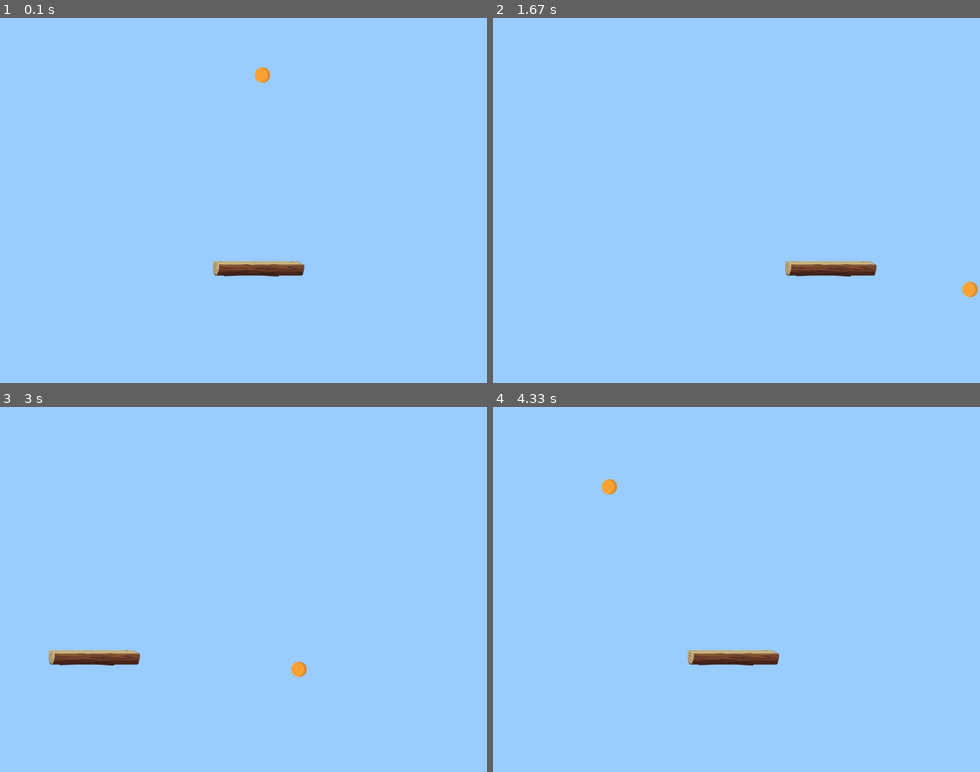
Above: before the commit, frames 1-4 (two rows, left to right).
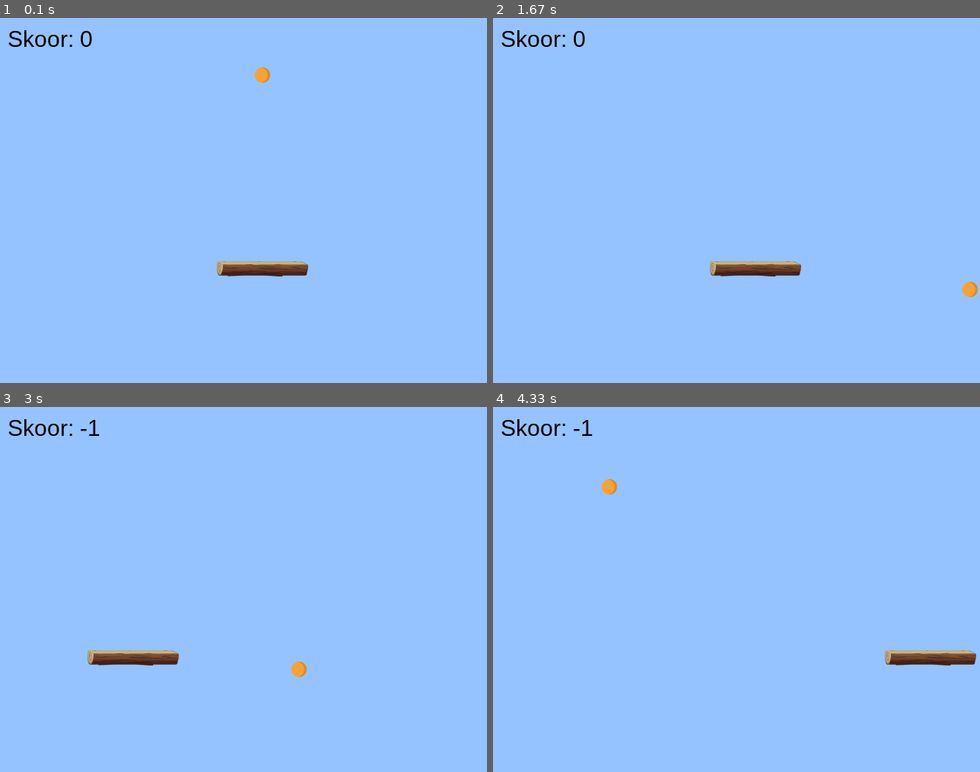
Above: after the commit, the same moments.

Repository: taivotobreluts/pygame-projektid
Game: pygame game, started from Ülesanne-5 Ping-pong/5.py
Same seed, same stepped clock (60 frames per second), same inputs: the game is played once before the commit and once after it.
Inputs:
- Up to frame 1 (0.1 s): no input
- Up to frame 2 (1.67 s): no input
- Up to frame 3 (3 s): no input
- Up to frame 4 (4.33 s): no input

The runs differ from the first frame. In frame 1, 0.4% of the frame differs, in the area x 1-64%, y 3-71%; in frame 2, 1.6%; in frame 3, 1.0%; in frame 4, 1.8%, in the area x 1-100%, y 3-71%.

Commit message:
ülesanne 5 dokumentatsioon ja boonus.

Diff:
--- a/Ülesanne-5 Ping-pong/5.py
+++ b/Ülesanne-5 Ping-pong/5.py
@@ -8,11 +8,11 @@
 ekraani_laius = 640
 ekraani_korgus = 480
 ekraan = pygame.display.set_mode([ekraani_laius, ekraani_korgus])
-pygame.display.set_caption("PingPong")
+pygame.display.set_caption("PingPong - Taivo Tobreluts")
 kell = pygame.time.Clock()
 
-# Värvid (RGB)
-hele_sinine = [153, 204, 255]
+# Taustavärv (helesinine)
+taust_varv = [149, 195, 255]
 
 # Palli seaded
 palli_pilt = pygame.image.load("ball-1.png")
@@ -22,6 +22,11 @@
 palli_kiirus_x = 3
 palli_kiirus_y = 3
 
+# Skoori seaded
+skoor = 0
+fondi_varv = [0, 0, 0]
+font = pygame.font.SysFont("Arial", 30)
+
 # Aluse seaded
 aluse_pilt = pygame.image.load("pad.png")
 aluse_laius = 120
@@ -29,7 +34,7 @@
 aluse_pilt = pygame.transform.smoothscale(aluse_pilt, [aluse_laius, aluse_korgus])
 aluse_x = ekraani_laius // 2 - aluse_laius // 2
 aluse_y = int(ekraani_korgus / 1.5)
-aluse_kiirus = 4
+aluse_kiirus = 5
 
 # Põhisilmus
 gameover = False
@@ -38,7 +43,7 @@
     kell.tick(60)
 
     # Taust
-    ekraan.fill(hele_sinine)
+    ekraan.fill(taust_varv)
 
     # Liiguta palli
     palli_x += palli_kiirus_x
@@ -48,8 +53,13 @@
     if palli_x <= 0 or palli_x >= ekraani_laius - palli_suurus:
         palli_kiirus_x = -palli_kiirus_x
 
-    if palli_y <= 0 or palli_y >= ekraani_korgus - palli_suurus:
+    if palli_y <= 0:
         palli_kiirus_y = -palli_kiirus_y
+
+    # Pall puutub alumist äärt - negatiivne punkt
+    if palli_y >= ekraani_korgus - palli_suurus:
+        palli_kiirus_y = -palli_kiirus_y
+        skoor -= 1
 
     # Liiguta alust (automaatselt vasakule-paremale)
     aluse_x += aluse_kiirus
@@ -61,12 +71,18 @@
     palli_rect = pygame.Rect(palli_x, palli_y, palli_suurus, palli_suurus)
     aluse_rect = pygame.Rect(aluse_x, aluse_y, aluse_laius, aluse_korgus)
 
+    # Pall puutub alust - positiivne punkt
     if palli_rect.colliderect(aluse_rect) and palli_kiirus_y > 0:
         palli_kiirus_y = -palli_kiirus_y
+        skoor += 1
 
     # Kuva pall ja alus
     ekraan.blit(palli_pilt, (palli_x, palli_y))
     ekraan.blit(aluse_pilt, (aluse_x, aluse_y))
+
+    # Kuva skoor ülemises nurgas
+    skoori_tekst = font.render("Skoor: " + str(skoor), True, fondi_varv)
+    ekraan.blit(skoori_tekst, [10, 10])
 
     # Uuenda ekraani
     pygame.display.flip()
Empty file removed: Ülesanne-5 Ping-pong/Ülesanne 5 Tööülesanne/5.py
Binary file removed: Ülesanne-5 Ping-pong/Ülesanne 5 Tööülesanne/PingPong_näide.gif
Binary file removed: Ülesanne-5 Ping-pong/Ülesanne 5 Tööülesanne/ball-1.png
Binary file removed: Ülesanne-5 Ping-pong/Ülesanne 5 Tööülesanne/pad.png
Not shown, changed: .gitignore
Not shown, removed: Ülesanne-4 Objektide animeerimine/~$esanne-4 Objektide animeerimine Dokumentatsioon.docx
Not shown, added: Ülesanne-5 Ping-pong/Ülesanne-5 Ping-pong Dokumentatsioon.docx
Not shown, added: Ülesanne-5 Ping-pong/Ülesanne-5 Ping-pong Dokumentatsioon.pdf
